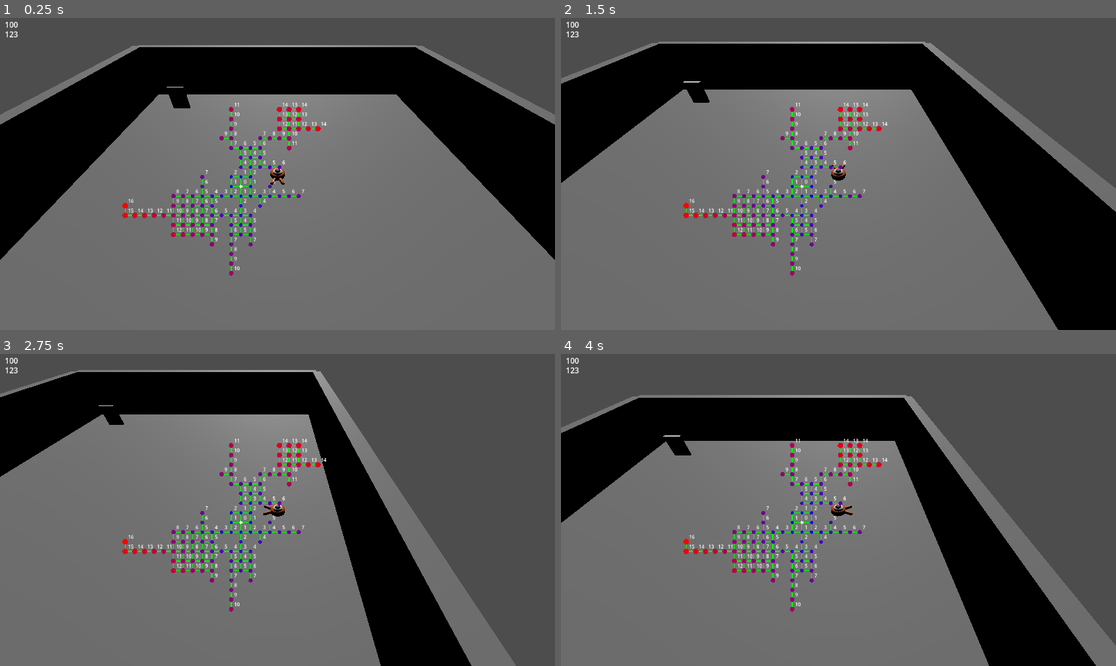
Above: before the commit, frames 1-4 (two rows, left to right).
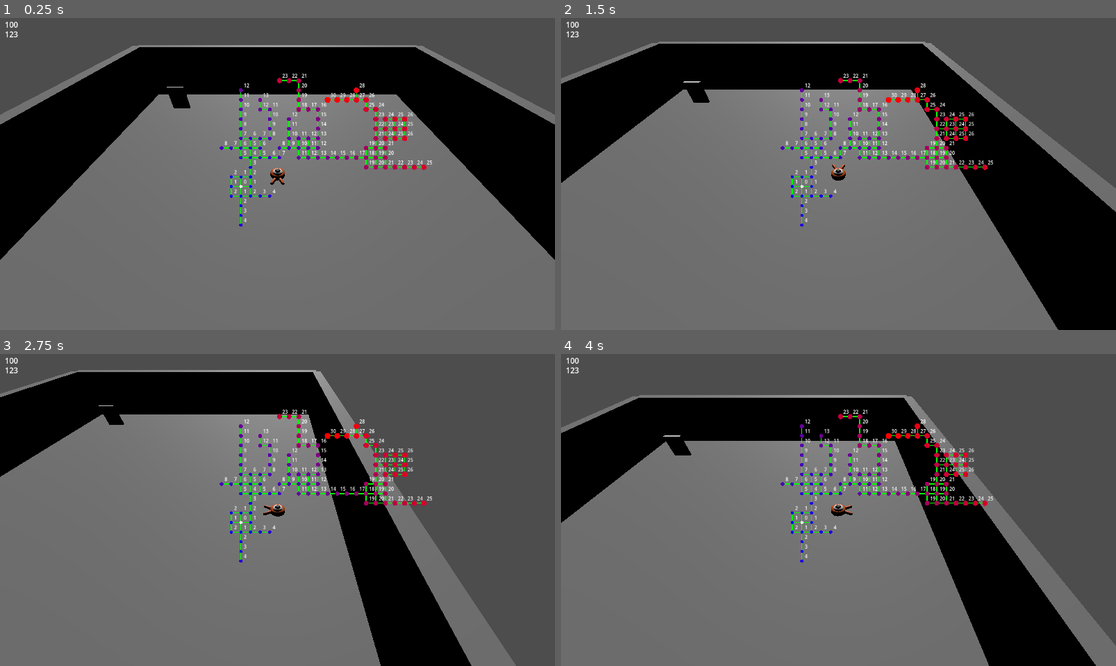
Above: after the commit, the same moments.

Repository: LeFodeurCou/Godot-Lab
Game: Godot game, scene res://World/Static/World000001.tscn
The game is run twice, just before and just after one commit, with the same random seed, the same clock (stepped at 60 frames per second) and the same inputs. This scene is started directly instead of the project's main scene.
Inputs:
- Up to frame 1 (0.25 s): no input
- Up to frame 2 (1.5 s): tap Enter at 0.5 s; hold D (move_right) 0.53-1.28 s; tap Space (jump) at 0.77 s; hold S (move_back) from 1.28 s (still down)
- Up to frame 3 (2.75 s): tap Space (jump) at 1.52 s; release S (move_back) at 2.03 s; hold D (move_right) from 2.03 s (still down)
- Up to frame 4 (4 s): release D (move_right) at 2.78 s; hold W (move_forward) 2.78-3.53 s; tap Space (jump) at 3.02, 3.77 s; hold A (move_left) from 3.53 s (still down)

The runs differ from the first frame. In frame 1, 2.9% of the frame differs, in the area x 22-78%, y 17-83%; in frame 2, 2.9%; in frame 3, 2.9%; in frame 4, 2.9%.

Commit message:
Frontier optimization : now we store indexes instead of cell's references

Diff:
--- a/Behaviour/ProceduralGeneration/Model/ProceduralGeneratorConfig.gd
+++ b/Behaviour/ProceduralGeneration/Model/ProceduralGeneratorConfig.gd
@@ -11,16 +11,15 @@
 var frontierDecay = 0.1
 var directionMomentum = 0.7
 var corridorCoefficient = 0.6
+var roomCoefficient = { #size: [coefficient, maxNumber]
+	3: [0.3, 6, 0.2],
+	5: [0.1, 1, 0.9]
+} # 0.05 of cells can become a room candidate
 
 # Second phase variables
 
 var loopChance = 0.05
 var canLoopDoubleCheck = false # false is more optimized but lead to less loop
-var roomCoefficient = { #size: [coefficient, maxNumber]
-	3: [0.3, 4],
-	5: [0.1, 1]
-} # 0.05 of cells can become a room candidate TODO Need to be used in a roomExpansion
-var deadEndPruneCoefficient = 0.05 # TODO Need to make a pruneDeadEnd engine if a cell neighbors = 1
 
 func _init(seedHandlerInput: SeedHandler):
 	seedHandler = seedHandlerInput
--- a/Behaviour/ProceduralGeneration/ProceduralGenerator.gd
+++ b/Behaviour/ProceduralGeneration/ProceduralGenerator.gd
@@ -1,8 +1,6 @@
 extends Object
 
 class_name ProceduralGenerator
-
-var deadEndPruneCoefficient = 0.05 # TODO Need to make a pruneDeadEnd engine if a cell neighbors = 1
 
 var grid: Array
 var gridWidth : int
@@ -13,37 +11,44 @@
 var roomCounts = {}
 
 func _init(inputConfig: ProceduralGeneratorConfig):
-	config = inputConfig
-	rng = config.seedHandler.dungeonRng.call(config.id)
-
-func create() -> Array:
 	cells.clear()
 	frontier.clear()
 	roomCounts.clear()
+
+	config = inputConfig
+	rng = config.seedHandler.dungeonRng.call(config.id)
 
 	for size in config.roomCoefficient.keys():
 		roomCounts[size] = 0
 
 	gridWidth = config.cellNumber * 2 + 1
-	grid = createGrid()
+	# Grid initialization
+	grid = []
+	grid.resize(gridWidth * gridWidth)
+
+func create() -> Array:
+	# First cell generation and placement
 	var startCell = Cell.new(config.cellNumber, config.cellNumber)
+	grid[config.cellNumber + config.cellNumber * gridWidth] = cells.size()
+	frontier.append(cells.size())
+	cells.append(startCell)
 
-	grid[config.cellNumber + config.cellNumber * gridWidth] = cells.size()
-	cells.append(startCell)
-	frontier.append(startCell)
-
+	# First phase : graph generation
 	var base
-
 	while cells.size() < config.cellNumber:
 		if rng.randf() < config.corridorCoefficient:
-			base = frontier.back()
+			# Take the last frontier cell
+			base = cells[frontier[frontier.size() - 1]]
 		else:
-			base = frontier[rng.randi(0, frontier.size() - 1)]
+			# Take a random frontier cell
+			base = cells[frontier[rng.randi(0, frontier.size() - 1)]]
 		if(!placeRoomIfPossible(base)):
 			placeNeighborCell(base)
+
+	# Second phase : optional loops and heat computation
 	socketRandomConnecter()
+	recomputeHeat(startCell)
 
-	recomputeHeat(startCell)
 	return cells;
 
 func createGrid() -> Array:
@@ -99,6 +104,8 @@
 			else:
 				cell = Cell.new(nx, ny)
 				grid[gi] = cells.size()
+				if abs(x) == half or abs(y) == half:
+					frontier.append(cells.size())
 				cells.append(cell)
 			# connect internal neighbors
 			for dir in 4:
@@ -108,30 +115,26 @@
 					var ngi = px + py * gridWidth
 					if grid[ngi] != null && insideRoom(centerCell, px, py, half):
 						cell.connectToCell(cells[grid[ngi]], dir)
-			if abs(x) == half or abs(y) == half:
-				frontier.append(cell)
 
 func placeNeighborCell(currentCell: Cell) -> void:
 	var startDir = rng.randi(0, 3)
 	for i in 4:
 		var dir = (startDir + i) & 3
-		if currentCell.direction != -1 \
-		and i == 0 \
-		and rng.randf() < config.directionMomentum:
+		if currentCell.direction != -1 and i == 0 and rng.randf() < config.directionMomentum:
 			dir = currentCell.direction
 		var px = currentCell.x + Directions.DIR_X[dir]
 		var py = currentCell.y + Directions.DIR_Y[dir]
 		var gridI = px + py * gridWidth
-		if grid[gridI] == null and (not config.isStrictMaze or countNeighbors(px, py) <=1):
+		if grid[gridI] == null and (not config.isStrictMaze or countNeighbors(px, py) <= 1):
 			frontierDecayRandomizer()
 			var newCell = Cell.new(px, py)
 			newCell.direction = dir
 			grid[gridI] = cells.size()
+			frontier.append(cells.size())
 			cells.append(newCell)
-			frontier.append(newCell)
 			currentCell.connectToCell(newCell, dir)
 			return
-	frontier.erase(currentCell)
+	frontier.erase(currentCell) # TODO make an optimization here to avoid erase if possible
 
 func countNeighbors(x: int, y: int) -> int:
 	var count = 0
